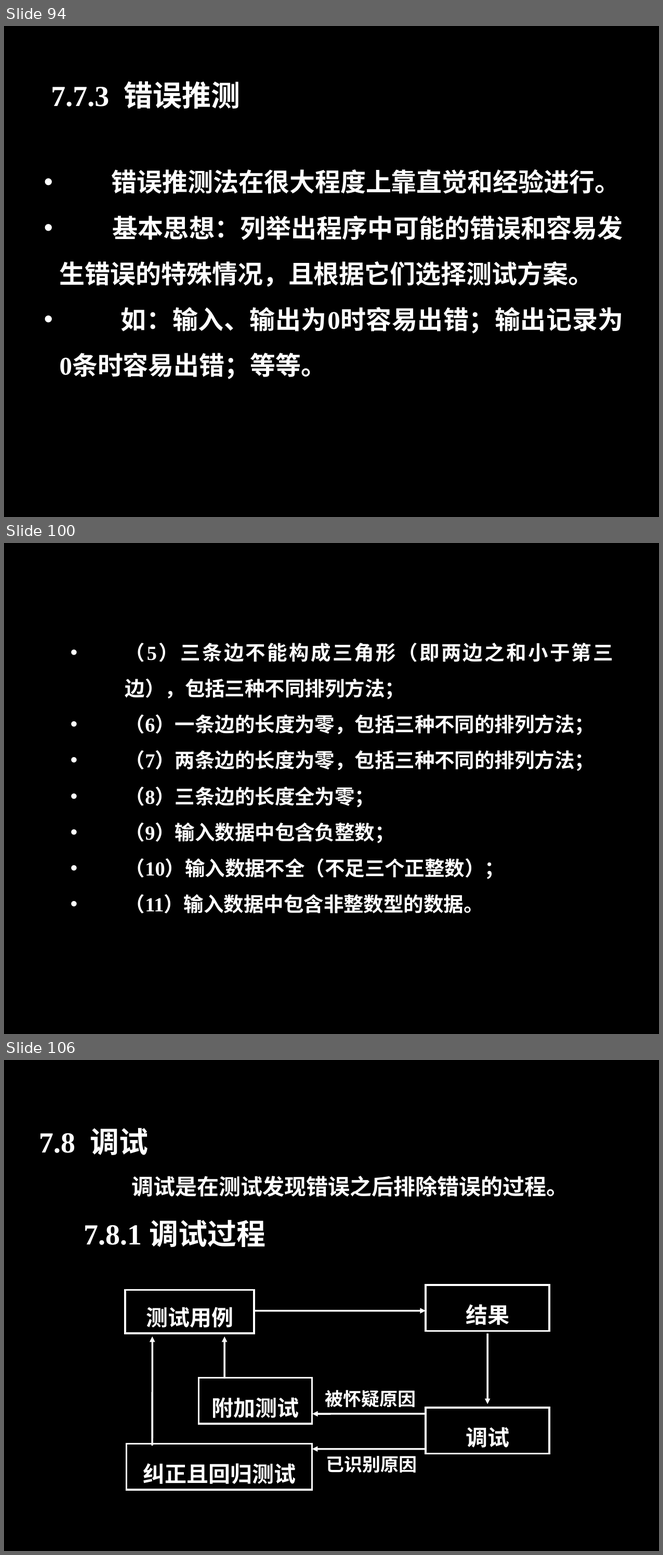
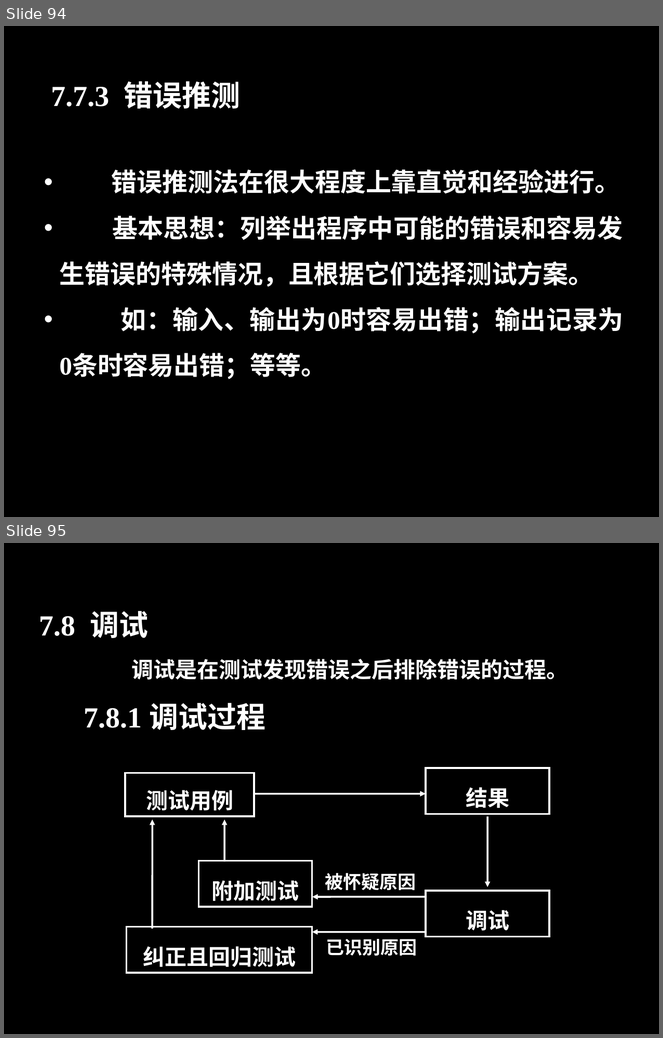
Before and after one commit to zucccxy/project, a slide deck: 翻转课堂PPT.ppt. Shown one above the other, each under a label of ours: slides 94, 100 and 106 before the commit, slides 94 and 95 after it; the slides between them are not shown. The pictures are 663x1555 and 663x1038 pixels, drawn with LibreOffice and Linux fonts; fonts in the diff are those of the drawing; background and template pictures are left out. Boxes give left, top, right and bottom in pixels: in the first picture for what was removed or moved away, otherwise in the second. Text is boxed around its words. In the diff, an @@ line names an element or a change of style, - is before the commit and + after.

```diff
--- a/翻转课堂PPT.ppt
+++ b/翻转课堂PPT.ppt
@@ slide 100 removed at bbox=[4, 543, 659, 1034], background #000000 @@
@@ text removed at bbox=[125, 643, 613, 914] @@
-• （5）三条边不能构成三角形（即两边之和小于第三边），包括三种不同排列方法；
-• （6）一条边的长度为零，包括三种不同的排列方法；
-• （7）两条边的长度为零，包括三种不同的排列方法；
-• （8）三条边的长度全为零；
-• （9）输入数据中包含负整数；
-• （10）输入数据不全（不足三个正整数）；
-• （11）输入数据中包含非整数型的数据。
@@ what was slide 106 is now slide 95 @@
```
Also in this commit, not shown: 3 slides changed, 11 other slides removed.
